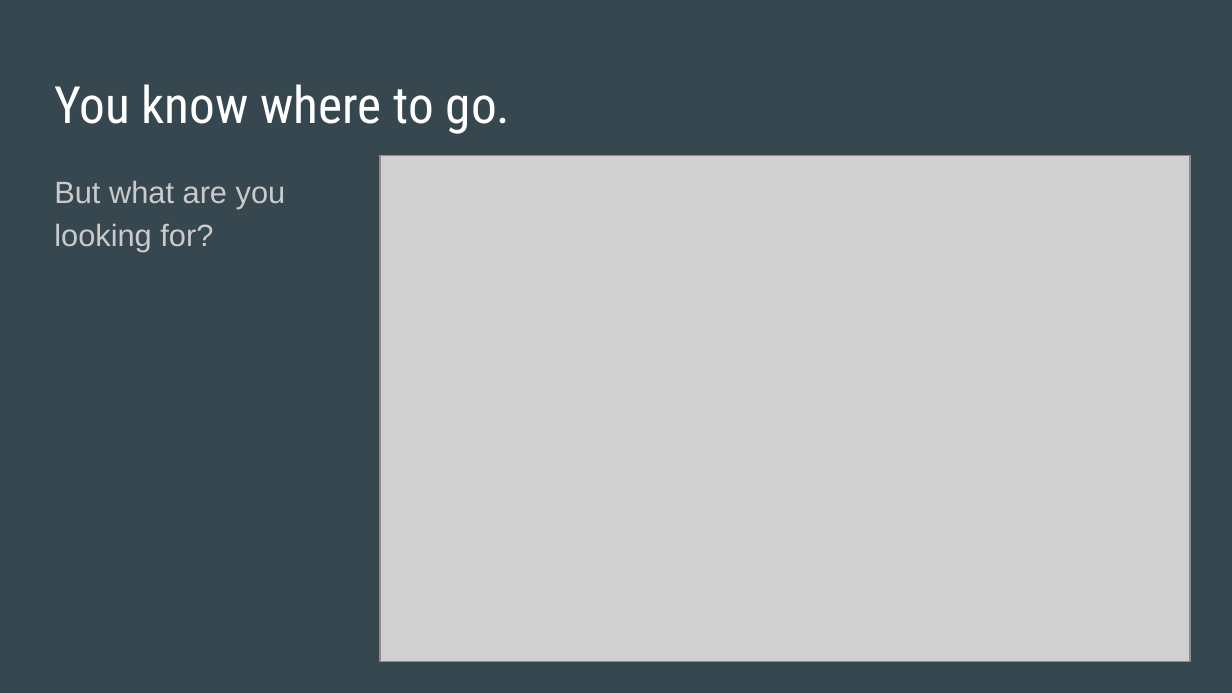
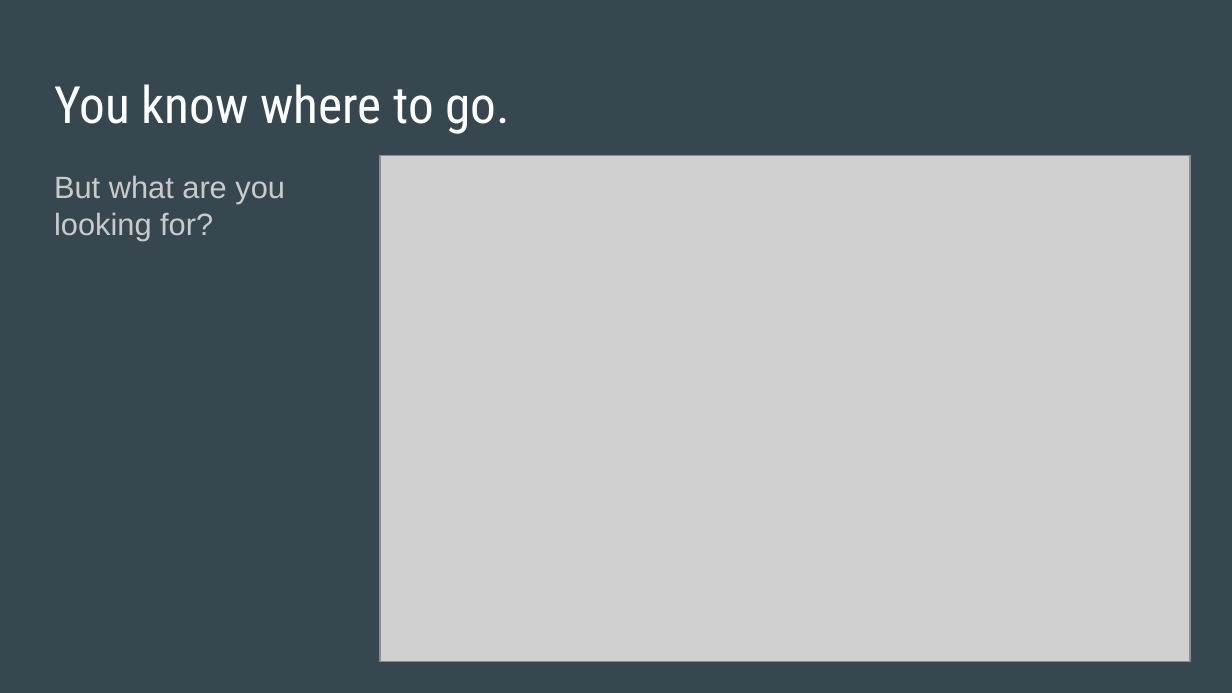
Before and after one commit to MoonWatcher582/alison_is_not_creative, a slide deck: slide 3 of TheMagicCompass.pptx. Drawn at 1232x693 pixels with LibreOffice and Linux fonts; fonts in the diff are those of the drawing; grey boxes stand for pictures. Boxes give left, top, right and bottom in pixels: in the first picture for what was removed or moved away, otherwise in the second. Text is boxed around its words. In the diff, an @@ line names an element or a change of style, - is before the commit and + after.

```diff
--- a/TheMagicCompass.pptx
+++ b/TheMagicCompass.pptx
@@ text "But what are you looking ..." at (54,175,285,240): line spacing 1.15 to 1; less space between paragraphs @@
```
Also in this commit, not shown: 3 other slides changed.
